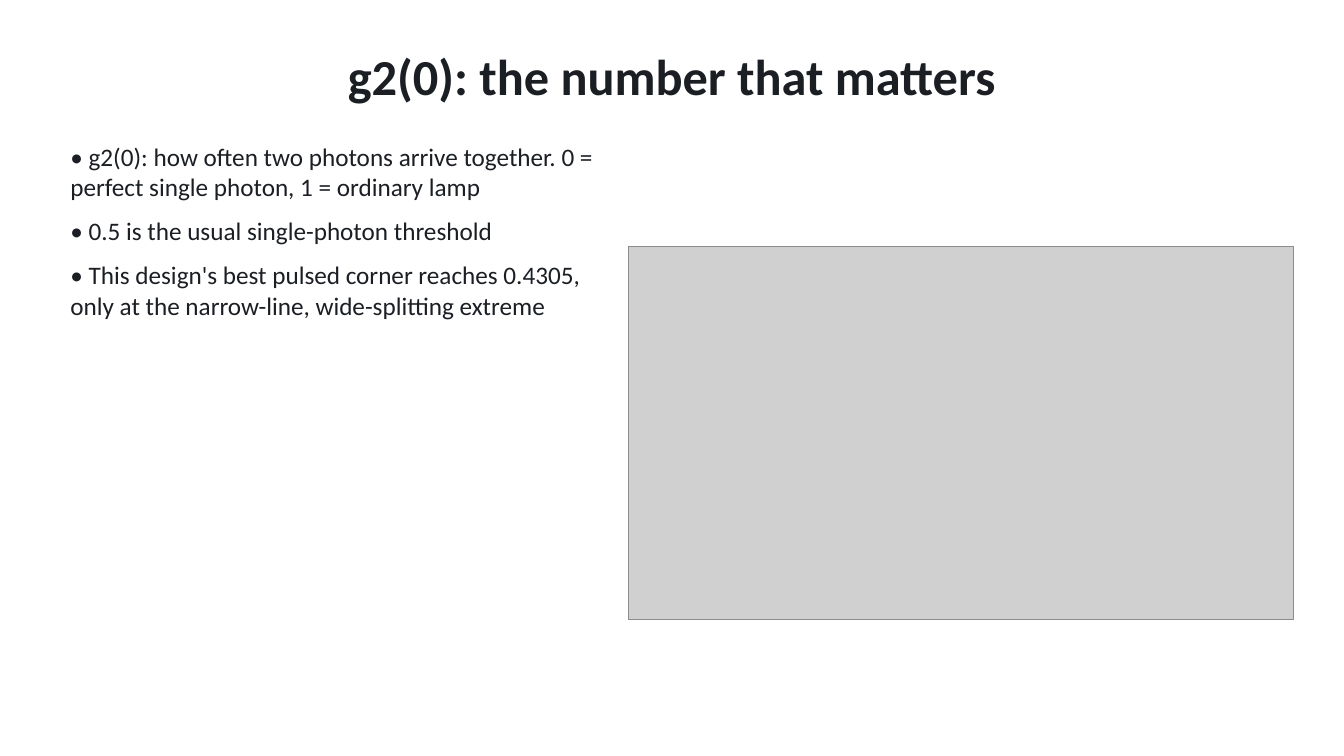
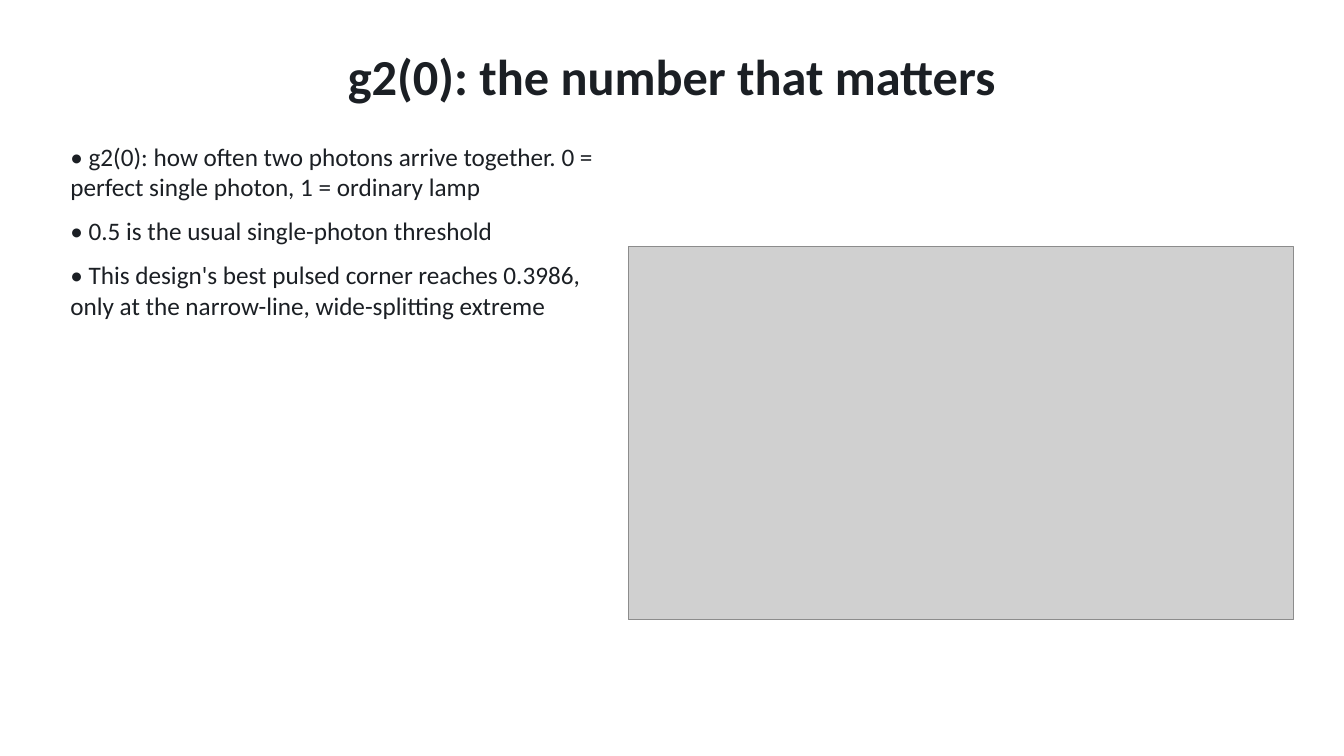
Before and after one commit to Alpharceus/qd-photon-sim, a slide deck: slide 13 of out/presentation/qd_edge_sps.pptx. Drawn at 1344x756 pixels with LibreOffice and Linux fonts; fonts in the diff are those of the drawing; grey boxes stand for pictures. Boxes give left, top, right and bottom in pixels: in the first picture for what was removed or moved away, otherwise in the second. Text is boxed around its words. In the diff, an @@ line names an element or a change of style, - is before the commit and + after.

```diff
--- a/out/presentation/qd_edge_sps.pptx
+++ b/out/presentation/qd_edge_sps.pptx
@@ text at <box>70,266,579,320</box>: text changed @@
-• This design's best pulsed corner reaches 0.4305, only at the narrow-line, wide-splitting extreme
+• This design's best pulsed corner reaches 0.3986, only at the narrow-line, wide-splitting extreme
```
Also in this commit, not shown: 4 other slides changed, 7 other files.
